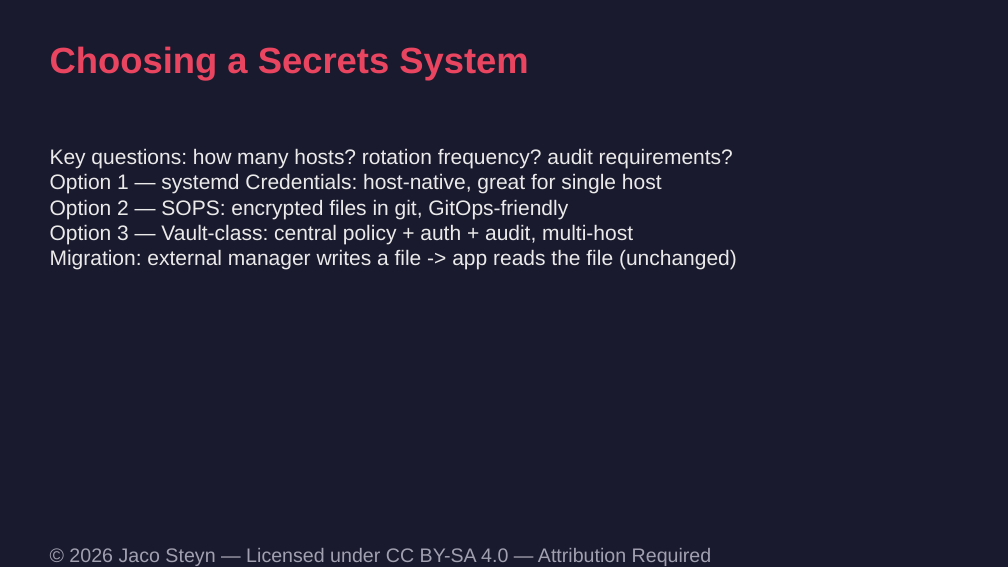
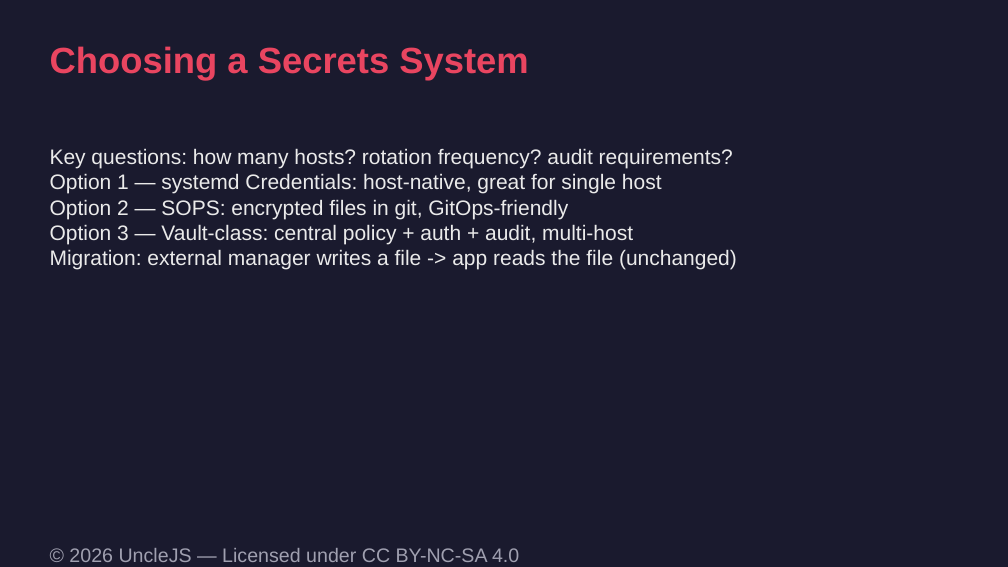
Before and after one commit to UncleJS/course_podman, a slide deck: slide 75 of slides/podman-course.odp (slide 70 before the commit). Drawn at 1008x567 pixels with LibreOffice and Linux fonts; fonts in the diff are those of the drawing. Boxes give left, top, right and bottom in pixels: in the first picture for what was removed or moved away, otherwise in the second. Text is boxed around its words. In the diff, an @@ line names an element or a change of style, - is before the commit and + after.

```diff
--- a/slides/podman-course.odp
+++ b/slides/podman-course.odp
@@ text at (69, 548, 519, 562): text changed @@
-© 2026 Jaco Steyn — Licensed under CC BY-SA 4.0 — Attribution Required
+© 2026 UncleJS — Licensed under CC BY-NC-SA 4.0
```
Also in this commit, not shown: 71 other slides changed, 5 slides added, 33 other files.
